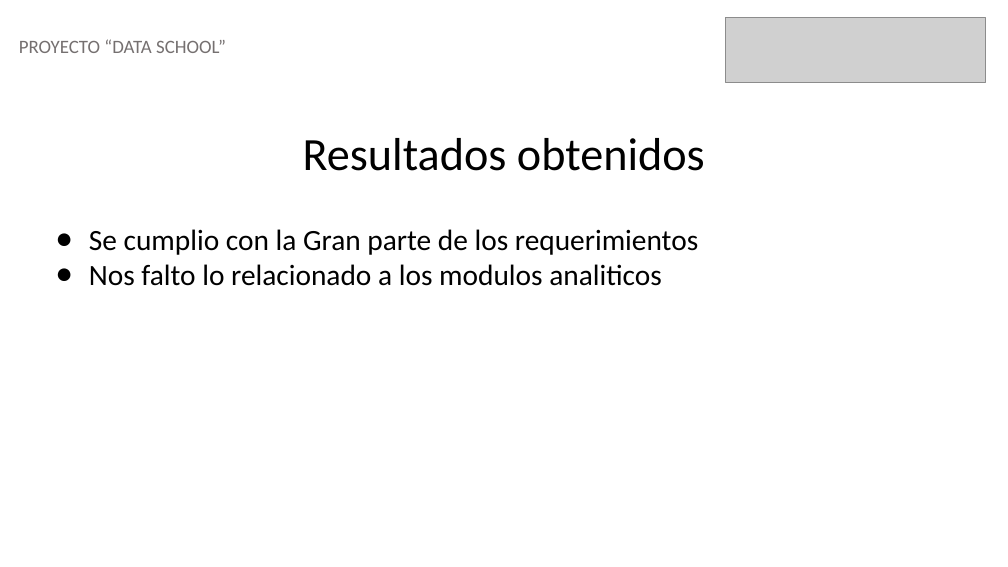
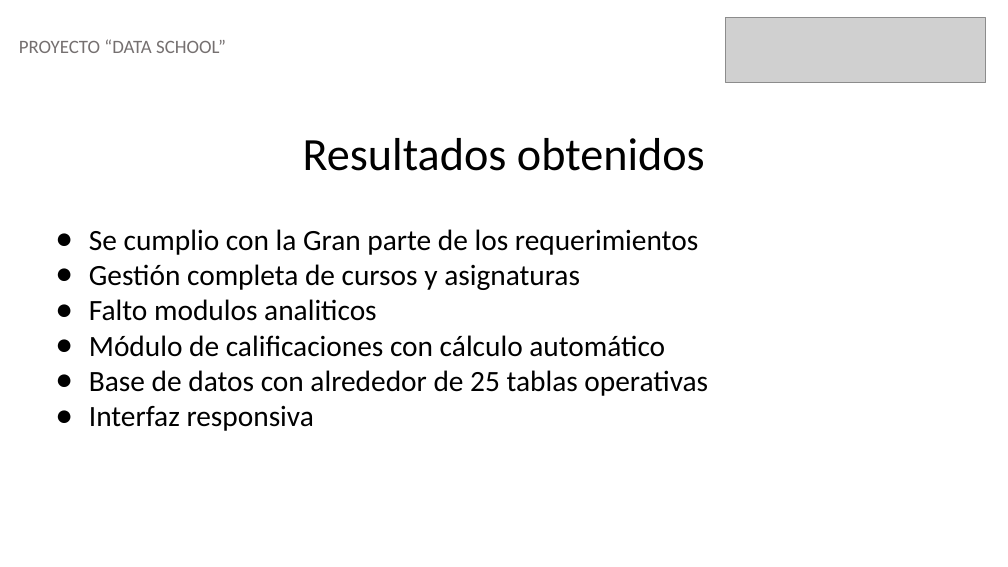
Before and after one commit to IJozk/CAPSTONE-03-Equipo-1, a slide deck: slide 16 of Fase 2/Evidencias Proyecto/Presentación Proyecto.pptx (slide 15 before the commit). Drawn at 1008x567 pixels with LibreOffice and Linux fonts; fonts in the diff are those of the drawing; grey boxes stand for pictures. Boxes give left, top, right and bottom in pixels: in the first picture for what was removed or moved away, otherwise in the second. Text is boxed around its words. In the diff, an @@ line names an element or a change of style, - is before the commit and + after.

```diff
--- a/Fase 2/Evidencias Proyecto/Presentación Proyecto.pptx
+++ b/Fase 2/Evidencias Proyecto/Presentación Proyecto.pptx
@@ text at (89,264,708,431): text changed @@
-● Nos falto lo relacionado a los modulos analiticos
+● Gestión completa de cursos y asignaturas
+● Falto modulos analiticos
+● Módulo de calificaciones con cálculo automático
+● Base de datos con alrededor de 25 tablas operativas
+● Interfaz responsiva
```
Also in this commit, not shown: 5 other slides changed, 2 slides added, 1 slide removed.
